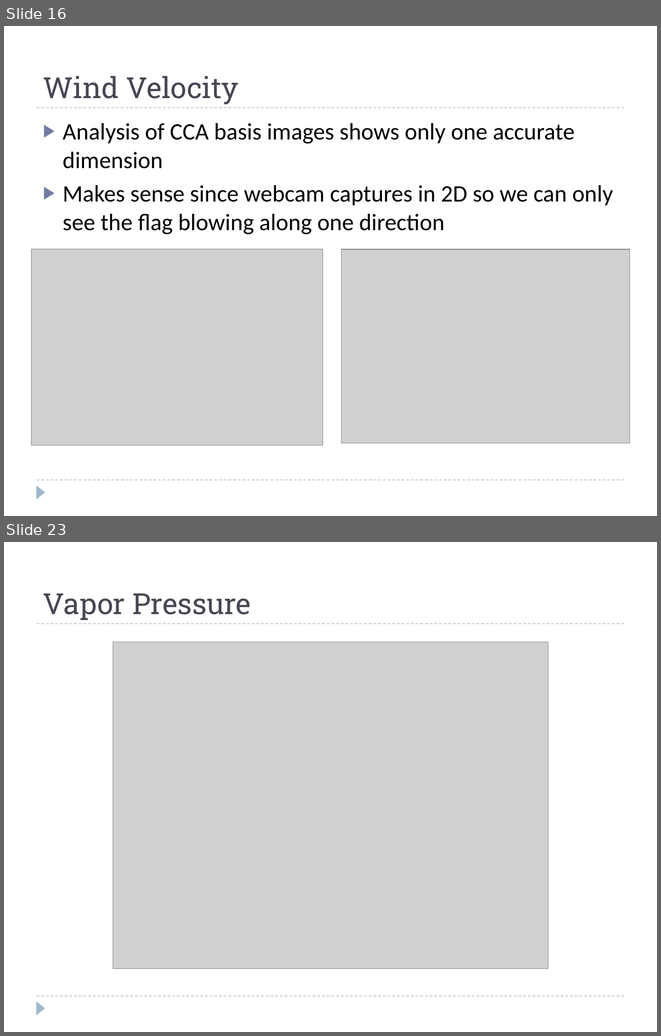
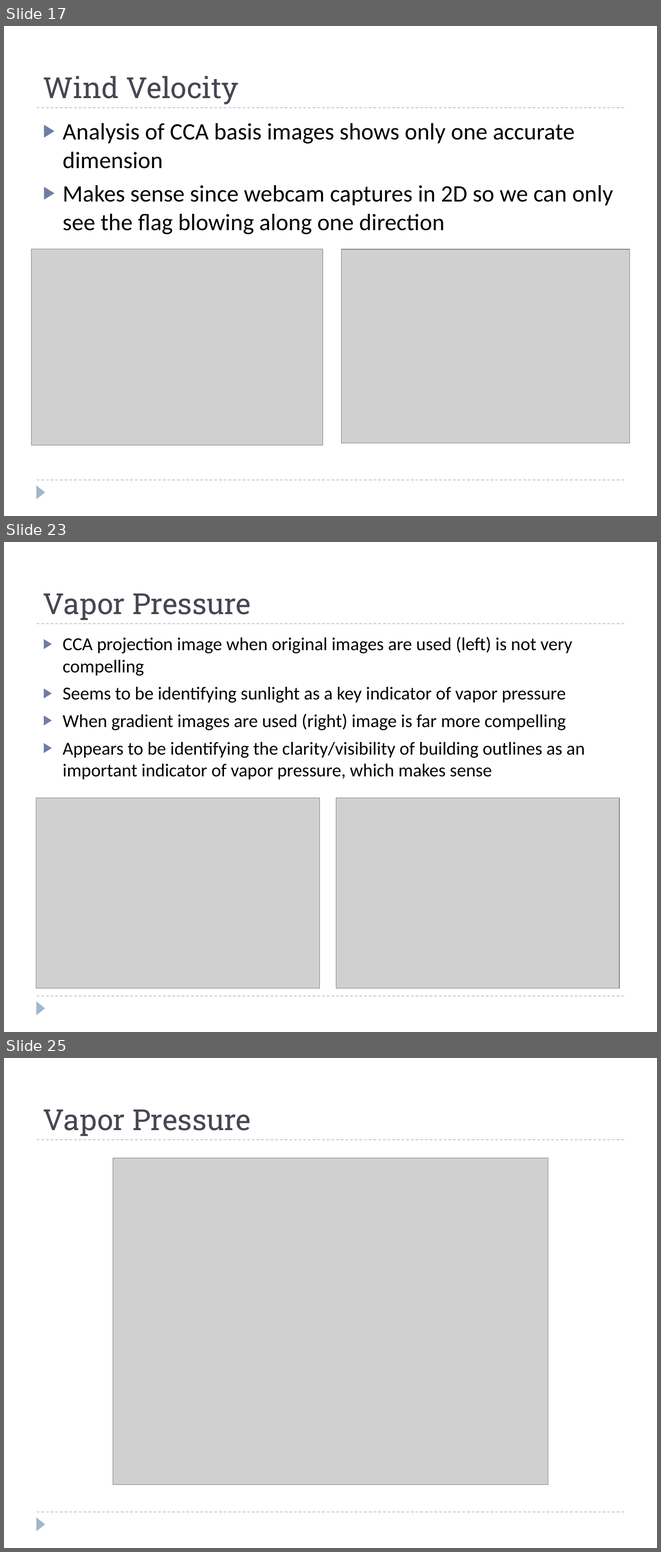
Before and after one commit to rspeyer/rzs-thesis, a slide deck: thesis-defense.pptx. Shown one above the other, each under a label of ours: slides 16 and 23 before the commit, slides 17, 23 and 25 after it; the slides between them are not shown. The pictures are 661x1036 and 661x1552 pixels, drawn with LibreOffice and Linux fonts; fonts in the diff are those of the drawing; grey boxes stand for pictures. Boxes give left, top, right and bottom in pixels: in the first picture for what was removed or moved away, otherwise in the second. Text is boxed around its words. In the diff, an @@ line names an element or a change of style, - is before the commit and + after.

```diff
--- a/thesis-defense.pptx
+++ b/thesis-defense.pptx
@@ slide 23 added at bbox=[4, 542, 657, 1032], background #FFFFFF; not listed: 3 template elements that a slide beside it also shows @@
@@ title added at bbox=[43, 593, 251, 620], 32 pt, text #464653 @@
+Vapor Pressure
@@ text added at bbox=[63, 637, 585, 779], 20.1 pt, text #000000 @@
+▶ CCA projection image when original images are used (left) is not very compelling
+▶ Seems to be identifying sunlight as a key indicator of vapor pressure
+▶ When gradient images are used (right) image is far more compelling
+▶ Appears to be identifying the clarity/visibility of building outlines as an important indicator of vapor pressure, which makes sense
@@ picture added at bbox=[36, 798, 319, 989] @@
@@ picture added at bbox=[336, 798, 619, 989] @@
@@ what was slide 16 is now slide 17 @@
@@ what was slide 23 is now slide 25 @@
```
Also in this commit, not shown: 14 slides changed, 5 other slides added, 4 slides removed, 3 other files.
